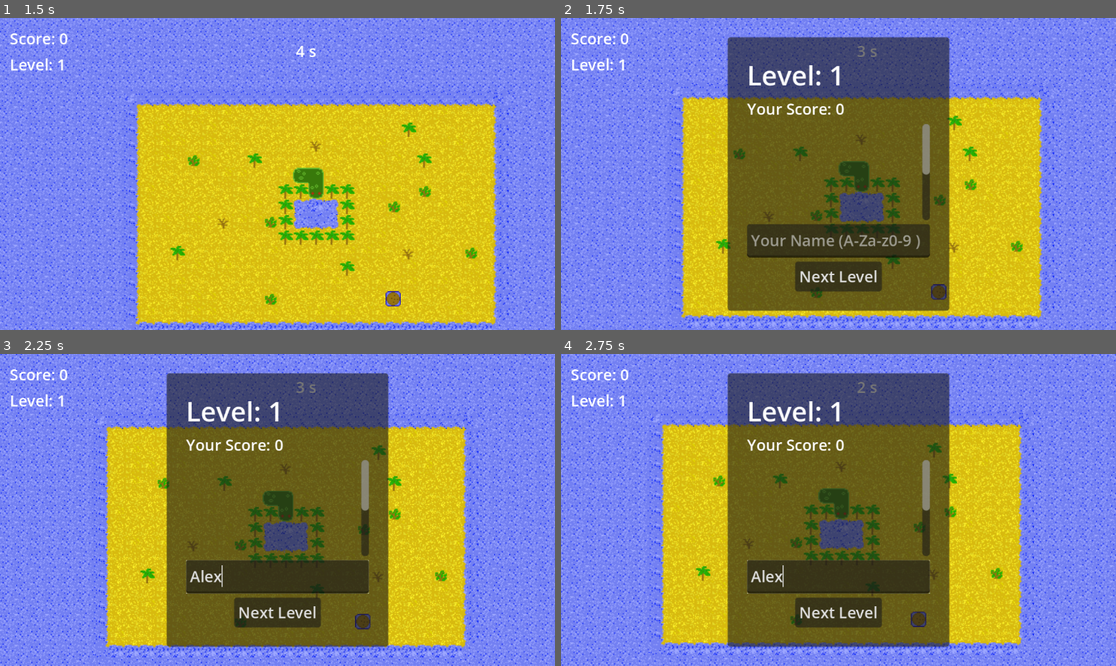
Above: before the commit, frames 1-4 (two rows, left to right).
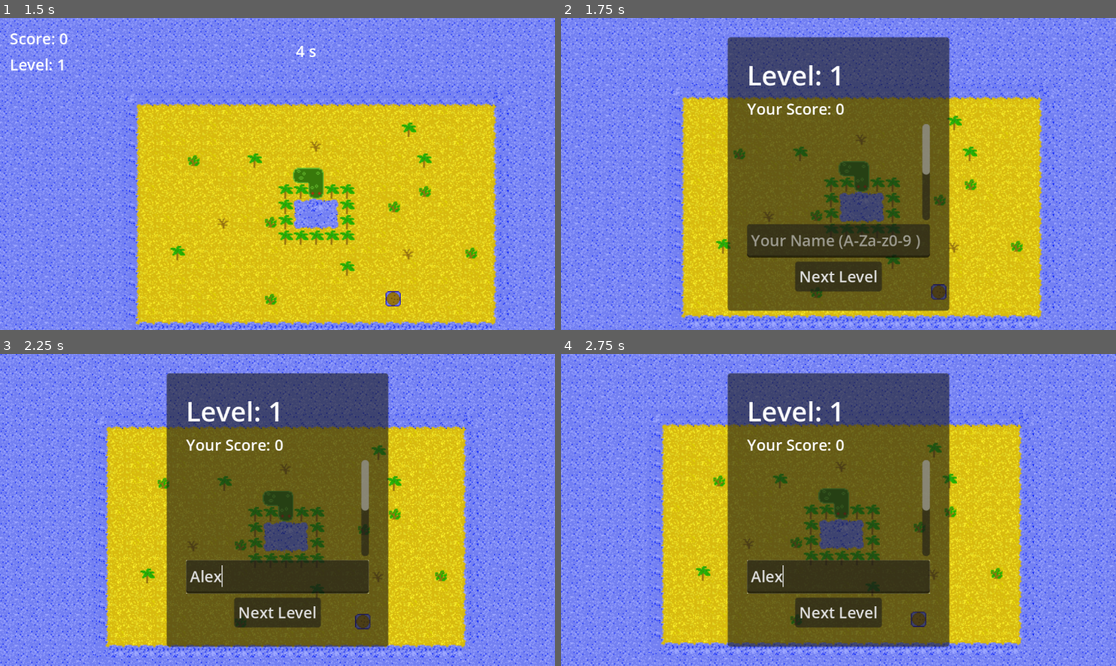
Above: after the commit, the same moments.

Repository: aligator/Snake-Ltd
Game: Godot game, scene res://Game.tscn
Two runs of this game, one before a commit and one after it. Both use one fixed random seed, a clock stepped at 60 frames per second and the inputs below.
Inputs (mouse positions are in pixels of both pictures, inside the frame that each line leads up to):
- Up to frame 1 (1.5 s): tap Enter (Restart) at 0.5 s; hold Right (Right) 0.53-1.28 s; hold Down (Down) from 1.28 s (still down)
- Up to frame 2 (1.75 s): keep holding Down (Down)
- Up to frame 3 (2.25 s): release Down (Down) at 2 s; click (277, 575) at 2.02 s; type "Alex" at 2.1 s
- Up to frame 4 (2.75 s): no input

Frame 1 is identical in both runs. In frame 2, 0.3% of the frame differs, in the area x 1-57%, y 4-17%; in frame 3, 0.3%; in frame 4, 0.3%.
Error in both runs: Invalid access to property or key 'highscores' on a base object of type 'Nil'. (res://DeathScreen.gd:38)

Commit message:
Hide ui if dead

Diff:
--- a/Game.gd
+++ b/Game.gd
@@ -11,6 +11,7 @@
 
 @onready var map: TileMap
 @onready var camera: Camera2D = $Camera2D
+@onready var ui: CanvasLayer = $UI
 @onready var map_bounding_hint: ReferenceRect = $MapBoundingHint
 @onready var effect_timer: Timer = $EffectTimer
 @onready var shrink_timer: Timer = $ShrinkTimer
@@ -214,6 +215,8 @@
 
 # Called every frame. 'delta' is the elapsed time since the previous frame.
 func _process(delta):
+	ui.visible = !dead
+
 	if dead:
 		death_screen.show()
 		return
Not shown, changed: export_presets.cfg
